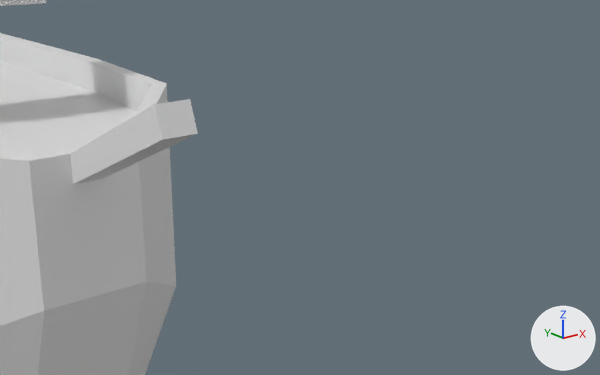
A saved change to the Blender file 3D Models/Ships/pirate ship.blend.
Rendered twice from a camera (50 mm lens) standing at (-5.97, -28.56, 12.23) and looking at (0.34, -20.67, 9.07). The lights are fixed; the arrows at lower right show +X, +Y and +Z. The picture after the commit comes second.

In view in the first picture: 'Hull' and 1 more.
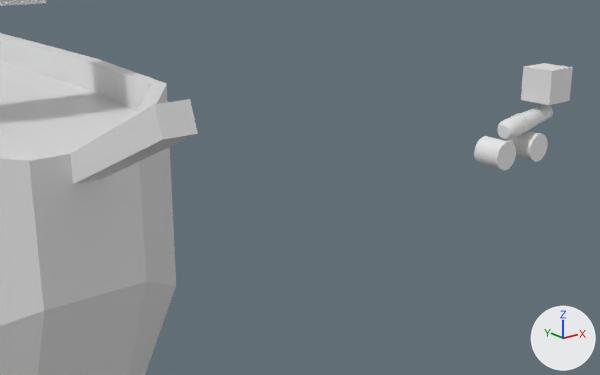
Commit message: Adding cannon

The change, as JSON lines over the scene's bpy script:
```json
{"op": "add", "block": "me_cube_007", "code": ["me_cube_007 = bpy.data.meshes.new('Cube.007')", "me_cube_007.from_pydata(...)  # 24 vertices, 22 faces; spans x 0.386..0.821, y -0.242..0.193, z -0.244..0.191"]}
{"op": "add", "block": "me_cylinder_004", "code": ["me_cylinder_004 = bpy.data.meshes.new('Cylinder.004')", "me_cylinder_004.from_pydata(...)  # 640 vertices, 610 faces; spans x -2.07..2.54, y -4.15..-0.67, z -1.37..1.28"]}
{"op": "add", "block": "me_cylinder_001", "code": ["me_cylinder_001 = bpy.data.meshes.new('Cylinder.001')", "me_cylinder_001.from_pydata(...)  # a 32-sided cylinder along z spanning x -1.0..1.0, y -1.0..1.0, z -1.0..1.0"]}
{"op": "add", "block": "ob_base", "code": ["ob_base = bpy.data.objects.new('Base', me_cube_007)", "ob_base.location = (2.558, -22.202, 10.328)"]}
{"op": "add", "block": "ob_cannon", "code": ["ob_cannon = bpy.data.objects.new('Cannon', me_cylinder_004)", "ob_cannon.location = (2.842, -22.0, 9.86)", "ob_cannon.rotation_euler = (0.0, 1.571, 0.0)  # degrees (0, 90, 0)", "ob_cannon.scale = (0.0792, 0.0792, 0.342)"]}
{"op": "add", "block": "ob_wheels_001", "code": ["ob_wheels_001 = bpy.data.objects.new('Wheels.001', me_cylinder_001)", "ob_wheels_001.location = (2.247, -22.198, 9.523)", "ob_wheels_001.rotation_euler = (-1.571, 1.571, 0.0)  # degrees (-90, 90, 0)", "ob_wheels_001.scale = (0.182, 0.182, 0.182)"]}
{"op": "add", "block": "ob_wheels", "code": ["ob_wheels = bpy.data.objects.new('Wheels', me_cylinder_001.copy())", "ob_wheels.location = (2.897, -22.198, 9.523)", "ob_wheels.rotation_euler = (-1.571, 1.571, 0.0)  # degrees (-90, 90, 0)", "ob_wheels.scale = (0.182, 0.182, 0.182)"]}
```

Boxes (x1, y1, x2, y2) around the edits, measured in the pictures (600 x 375 px):
```json
{"object": "Base", "change": "added", "after": [521, 63, 573, 105]}
{"object": "Wheels.001", "change": "added", "after": [474, 136, 516, 170]}
{"object": "Cannon", "change": "added", "after": [497, 104, 553, 140]}
{"object": "Wheels", "change": "added", "after": [508, 131, 548, 162]}
```
